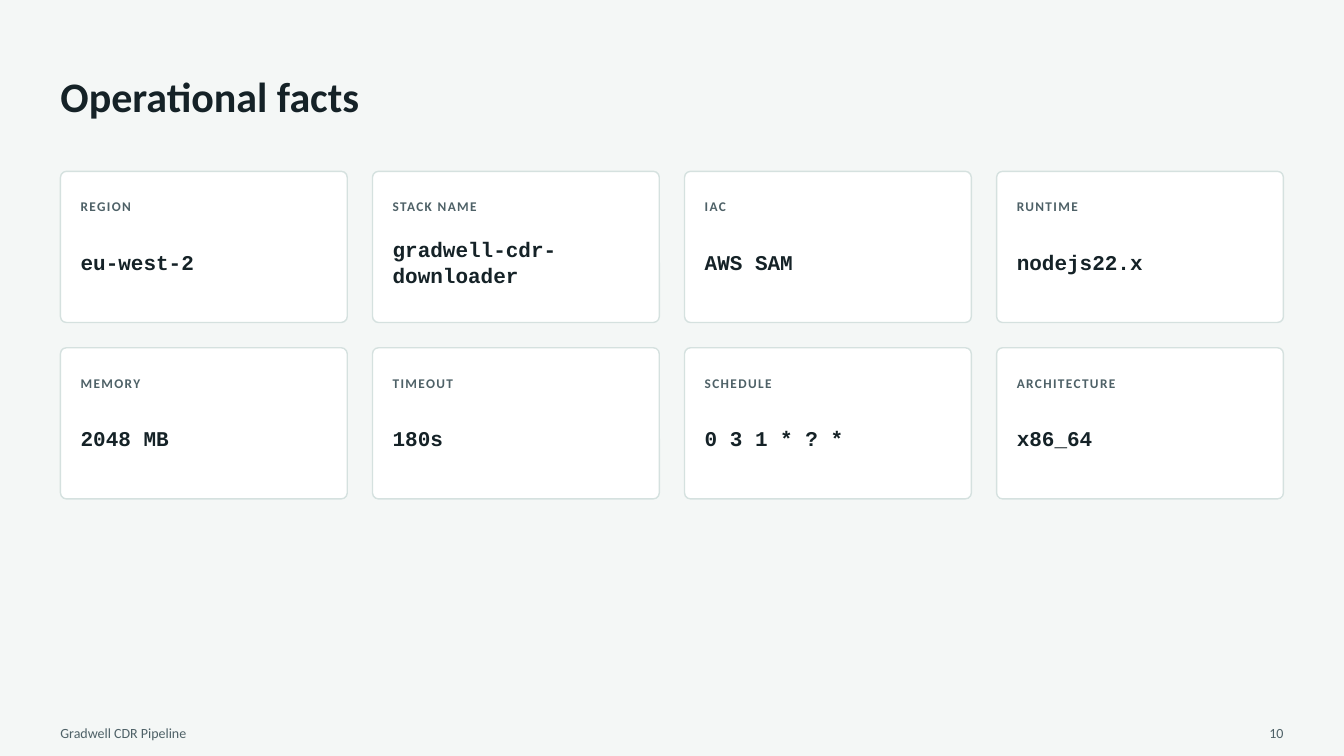
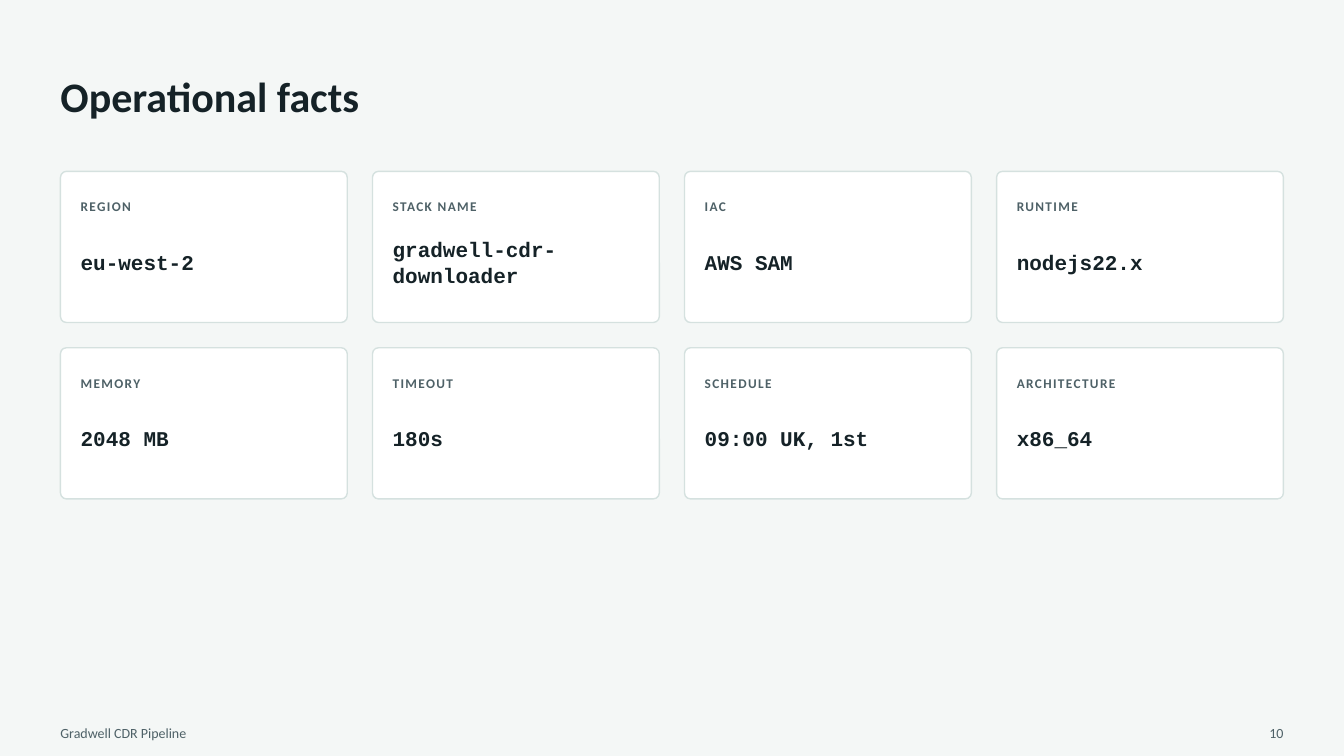
Before and after one commit to owenid/portal_login_automation_for_sdr_download, a slide deck: slide 10 of Gradwell-CDR-Pipeline-Solution-Overview.pptx. Drawn at 1344x756 pixels with LibreOffice and Linux fonts; fonts in the diff are those of the drawing. Boxes give left, top, right and bottom in pixels: in the first picture for what was removed or moved away, otherwise in the second. Text is boxed around its words. In the diff, an @@ line names an element or a change of style, - is before the commit and + after.

```diff
--- a/Gradwell-CDR-Pipeline-Solution-Overview.pptx
+++ b/Gradwell-CDR-Pipeline-Solution-Overview.pptx
@@ text at (x1=705, y1=432, x2=869, y2=450): text changed @@
-0 3 1 * ? *
+09:00 UK, 1st
```
Also in this commit, not shown: 8 other slides changed, 3 other files.
